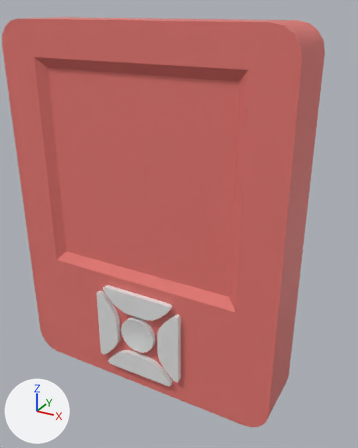
One commit to the Blender file rocco.blend: the scene before it, then after it.
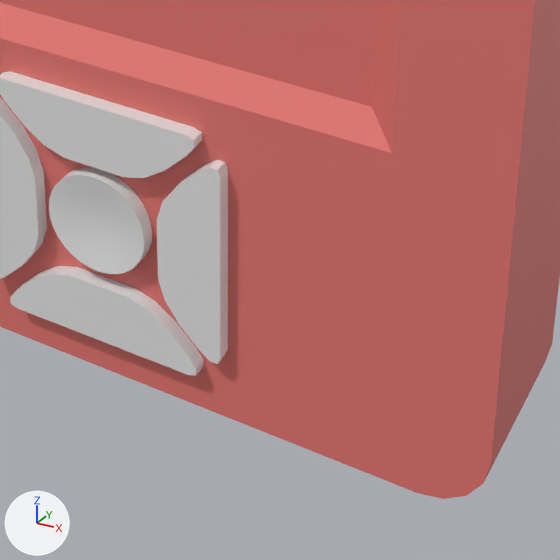
Old and new are each drawn from a 50 mm camera at (7.64, -12.2, 4.64) aimed at (0.91, 0.04, -1.47) and again close up on the part from 29% to 81% of the width and 58% to 100% of the height. Arrows for +X, +Y and +Z are at lower left; the lights stay in place.

The scene before the commit, as lines of its bpy script (objects in view):
```python
me_cube_003 = bpy.data.meshes.new('Cube.003')
me_cube_003.from_pydata(...)  # 54 vertices, 46 faces; spans x -4.52..4.52, y -1.0..1.0, z -7.32..4.32
me_cube_003.polygons.foreach_set('use_smooth', [True] * 46)
me_cube_003.materials.append(mat_case)  # red #e77872
me_plane_003 = bpy.data.meshes.new('Plane.003')
me_plane_003.from_pydata(...)  # 70 vertices, 55 faces; spans x -1.24..1.24, y -1.17..-0.75, z -6.77..-6.0
me_plane_003.polygons.foreach_set('use_smooth', [True] * 55)
me_plane_003.materials.append(mat_button)  # white #e7e7e7
me_plane_005 = bpy.data.meshes.new('Plane.005')
me_plane_005.from_pydata(...)  # 70 vertices, 55 faces; spans x -1.24..1.24, y -1.17..-0.75, z -4.45..-3.68
me_plane_005.polygons.foreach_set('use_smooth', [True] * 55)
me_plane_005.materials.append(mat_button)  # white #e7e7e7
ob_case_003 = bpy.data.objects.new('Case.003', me_cube_003)
ob_case_003.location = (0.0, 0.0, 0.0)
ob_down_button = bpy.data.objects.new('Down Button', me_plane_003)
ob_down_button.parent = ob_case_003
ob_down_button.location = (0.0, 0.0, 0.0)
ob_up_button = bpy.data.objects.new('Up Button', me_plane_005)
ob_up_button.parent = ob_case_003
ob_up_button.location = (0.0, 0.0, 0.0)
# also in view: 'Left Button' at (-1.16, -0.96, -5.22); 'Right Button' at (1.16, -0.96, -5.22); 'Center Button' at (0.0, -1.01, -5.19)
```
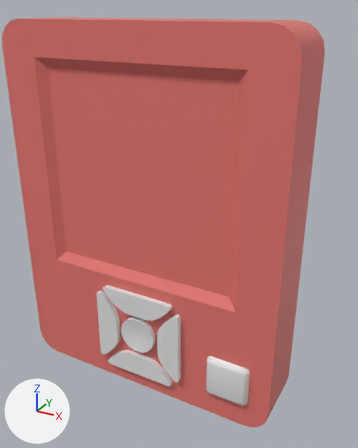
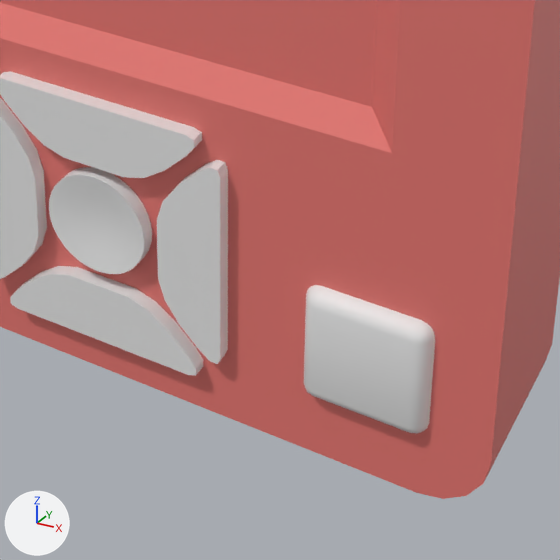
Commit message: Add mode button

What differs and where, as boxes (x1, y1, x2, y2) in the close-ups (560 x 560 px):
'Mode Button', added
    after: (304, 285, 435, 434)

What changed in the scene script:
```text
Add me_cube_004:
    me_cube_004.from_pydata(...)  # 96 vertices, 86 faces; spans x 2.445..3.869, y -1.168..-0.616, z -6.521..-5.097
    me_cube_004.polygons.foreach_set('use_smooth', [True] * 86)
    me_cube_004.materials.append(mat_button)  # white #e7e7e7
Add ob_mode_button:
    ob_mode_button = bpy.data.objects.new('Mode Button', me_cube_004)
    ob_mode_button.parent = ob_case_003
    ob_mode_button.location = (0.0, 0.0, 0.0)
```
